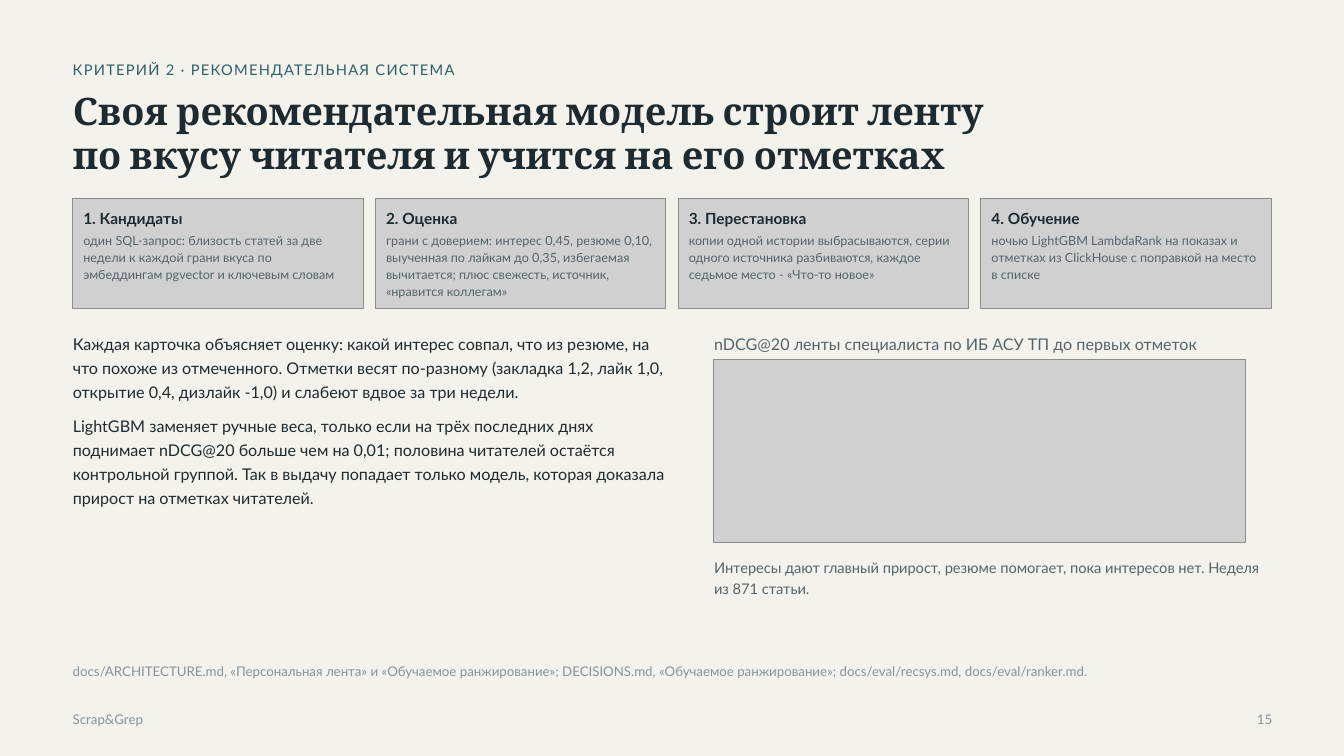
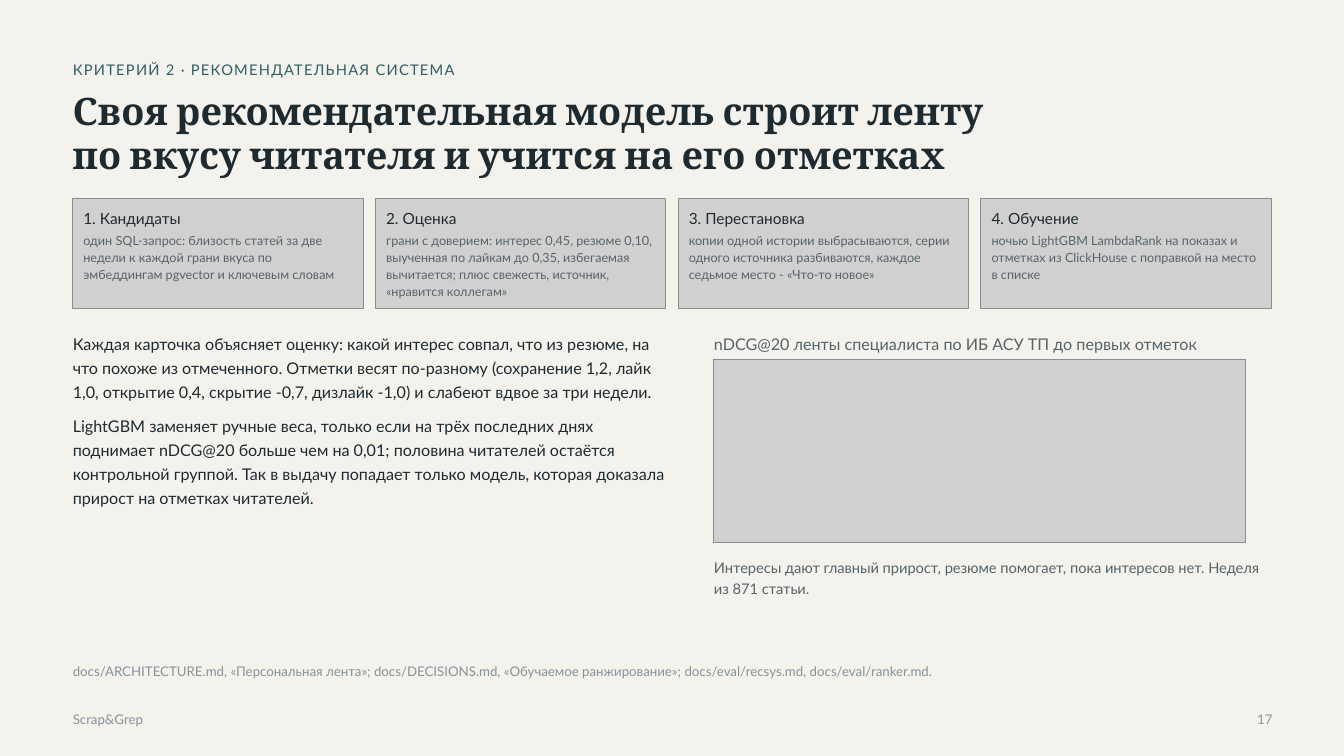
Before and after one commit to verikirill/scrap-and-grep, a slide deck: slide 17 of docs/presentation/scrapgrep.pptx (slide 15 before the commit). Drawn at 1344x756 pixels with LibreOffice and Linux fonts; fonts in the diff are those of the drawing; grey boxes stand for pictures. Boxes give left, top, right and bottom in pixels: in the first picture for what was removed or moved away, otherwise in the second. Text is boxed around its words. In the diff, an @@ line names an element or a change of style, - is before the commit and + after.

Commit message:
docs(presentation): rebuild the PDF and the editable PPTX

```diff
--- a/docs/presentation/scrapgrep.pptx
+++ b/docs/presentation/scrapgrep.pptx
@@ bold off in 4 elements at [386, 213, 457, 227], [689, 213, 805, 227], [992, 213, 1079, 227], [83, 213, 181, 227] @@
@@ text at [73, 338, 651, 401]: text changed @@
-Каждая карточка объясняет оценку: какой интерес совпал, что из резюме, на что похоже из отмеченного. Отметки весят по-разному (закладка 1,2, лайк 1,0, открытие 0,4, дизлайк -1,0) и слабеют вдвое за три недели.
+Каждая карточка объясняет оценку: какой интерес совпал, что из резюме, на что похоже из отмеченного. Отметки весят по-разному (сохранение 1,2, лайк 1,0, открытие 0,4, скрытие -0,7, дизлайк -1,0) и слабеют вдвое за три недели.
@@ text at [73, 666, 932, 678]: text changed @@
-docs/ARCHITECTURE.md, «Персональная лента» и «Обучаемое ранжирование»; DECISIONS.md, «Обучаемое ранжирование»; docs/eval/recsys.md, docs/eval/ranker.md.
+docs/ARCHITECTURE.md, «Персональная лента»; docs/DECISIONS.md, «Обучаемое ранжирование»; docs/eval/recsys.md, docs/eval/ranker.md.
@@ page number removed at [1257, 714, 1272, 724] @@
-15
@@ text added at [1257, 714, 1272, 724], 9.5 pt, text #86939A @@
+17
```
Also in this commit, not shown: 17 other slides changed, 6 slides added, 4 slides removed, 1 other file.
